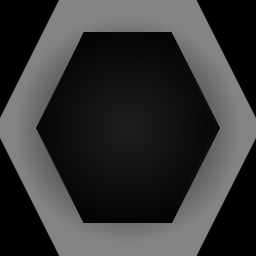
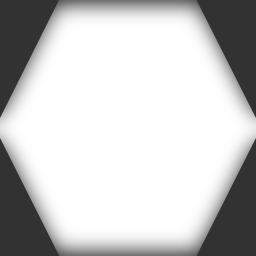
Layer changes from the first 256x256 image to the second:
added group "Grupa warstw" with 2 layers above "Warstwa" over [0, 0, 256, 256]
added layer "Warstwa. kopia #1" in group "Grupa warstw" over [0, 0, 256, 256]
added layer "Tło. kopia" in group "Grupa warstw" over [0, 0, 256, 256]
